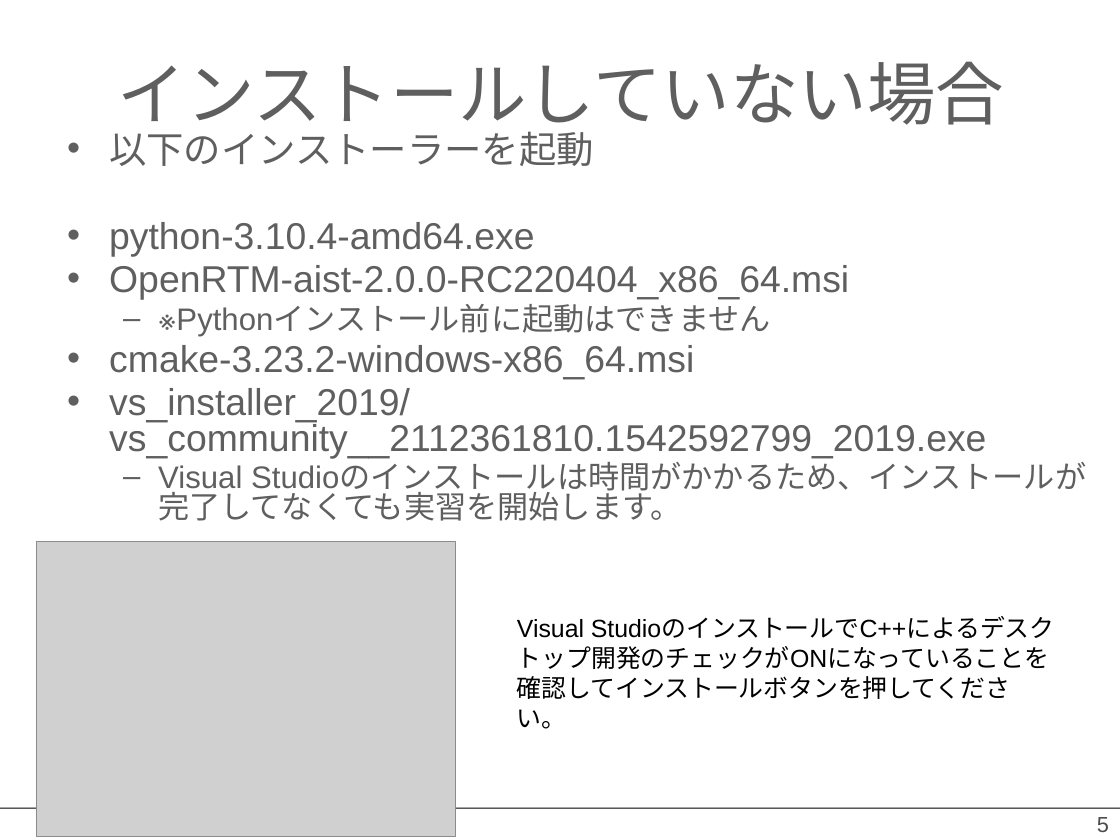
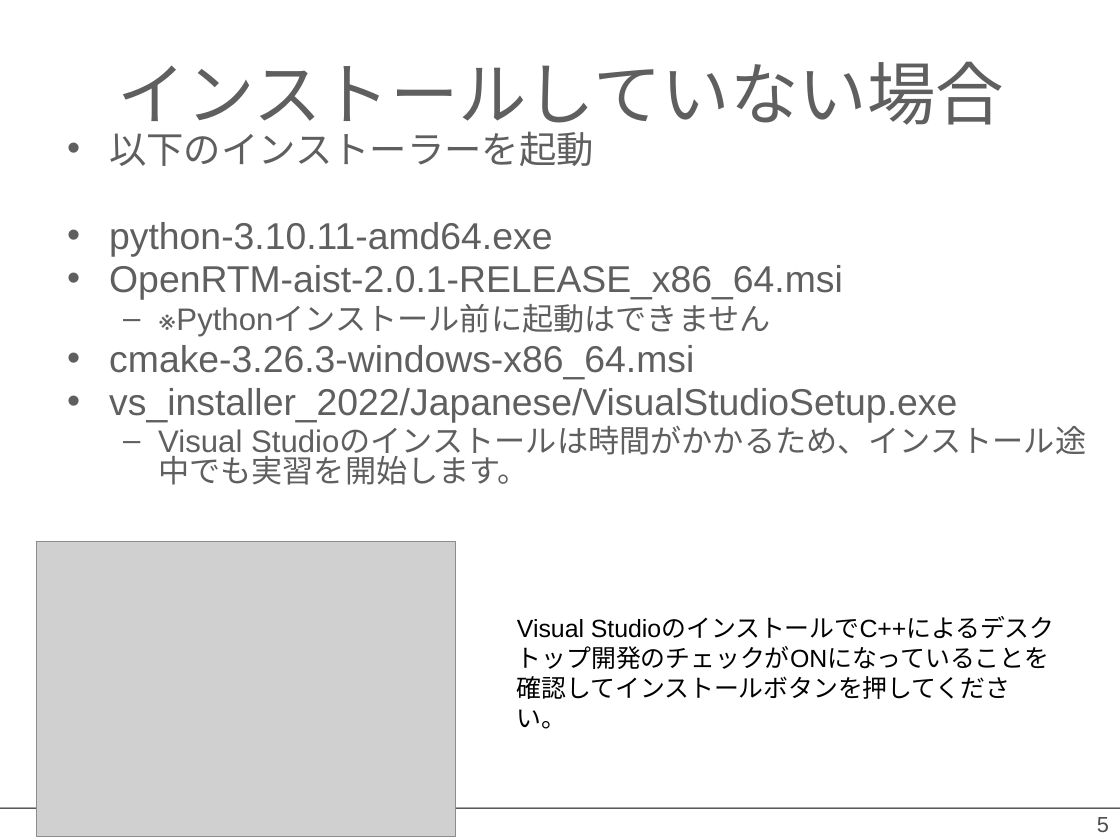
Before and after one commit to OpenRTM/RTM_Tutorial, a slide deck: slide 5 of ppt/インストールの確認.pptx. Drawn at 1120x840 pixels with LibreOffice and Linux fonts; fonts in the diff are those of the drawing; grey boxes stand for pictures; background and template pictures are left out. Boxes give left, top, right and bottom in pixels: in the first picture for what was removed or moved away, otherwise in the second. Text is boxed around its words. In the diff, an @@ line names an element or a change of style, - is before the commit and + after.

```diff
--- a/ppt/インストールの確認.pptx
+++ b/ppt/インストールの確認.pptx
@@ text at (109,222,843,300): text changed @@
-• python-3.10.4-amd64.exe
-• OpenRTM-aist-2.0.0-RC220404_x86_64.msi
+• python-3.10.11-amd64.exe
+• OpenRTM-aist-2.0.1-RELEASE_x86_64.msi
@@ text at (109,345,1086,485): text changed @@
-• cmake-3.23.2-windows-x86_64.msi
-• vs_installer_2019/vs_community__2112361810.1542592799_2019.exe
-  – Visual Studioのインストールは時間がかかるため、インストールが完了してなくても実習を開始します。
+• cmake-3.26.3-windows-x86_64.msi
+• vs_installer_2022/Japanese/VisualStudioSetup.exe
+  – Visual Studioのインストールは時間がかかるため、インストール途中でも実習を開始します。
```
Also in this commit, not shown: 3 other slides changed, 1 other file.
